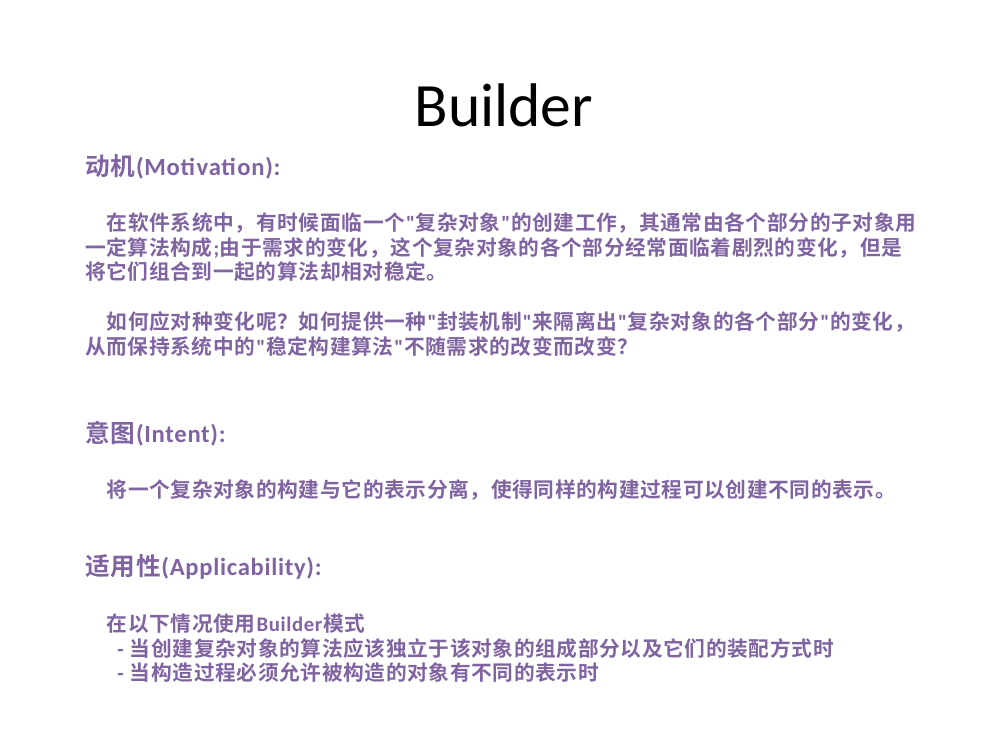
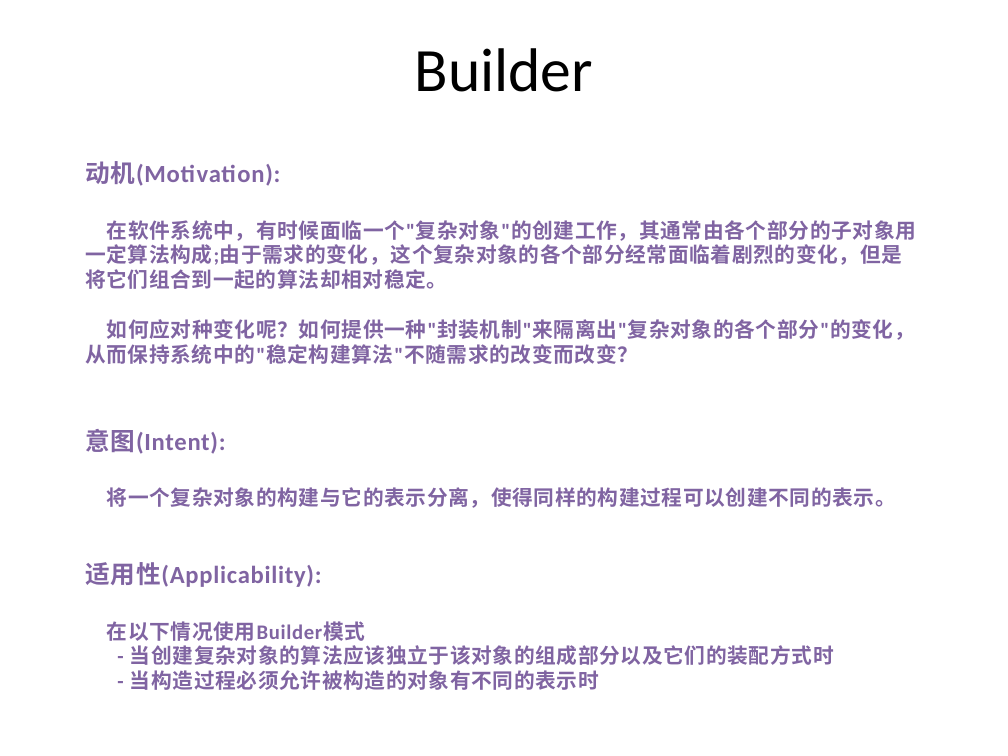
Before and after one commit to PlumpMath/DesignPattern-956, a slide deck: slide 13 of _Doc/DesignPattern.P2.Creational(Bulder).pptx. Drawn at 1008x756 pixels with LibreOffice and Linux fonts; fonts in the diff are those of the drawing. Boxes give left, top, right and bottom in pixels: in the first picture for what was removed or moved away, otherwise in the second. Text is boxed around its words. In the diff, an @@ line names an element or a change of style, - is before the commit and + after.

Commit message:
Updated Builder PPT.

```diff
--- a/_Doc/DesignPattern.P2.Creational(Bulder).pptx
+++ b/_Doc/DesignPattern.P2.Creational(Bulder).pptx
@@ text "Builder": place and size @@
-text "Builder" at <box>415,83,593,127</box>
+text "Builder" at <box>415,48,593,92</box>
@@ text "动机(Motivation):": place and size @@
-text "动机(Motivation):" at <box>85,154,916,682</box>
+text "动机(Motivation):" at <box>85,161,916,690</box>
```
Also in this commit, not shown: 19 other slides changed.
